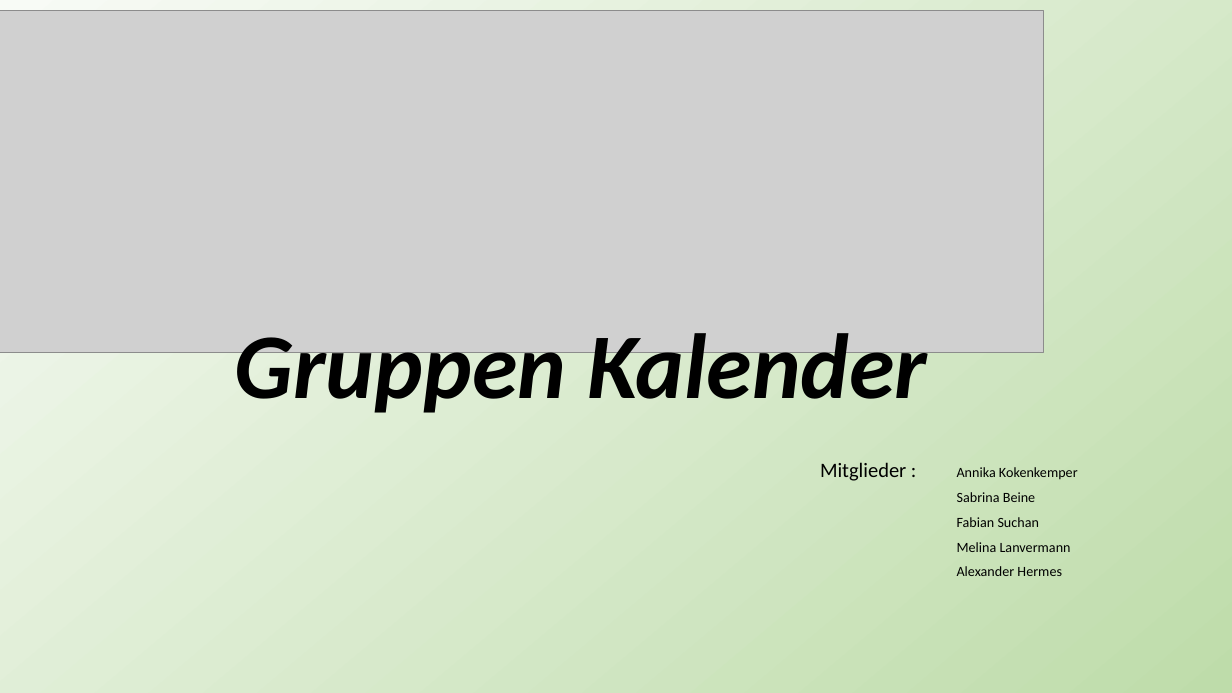
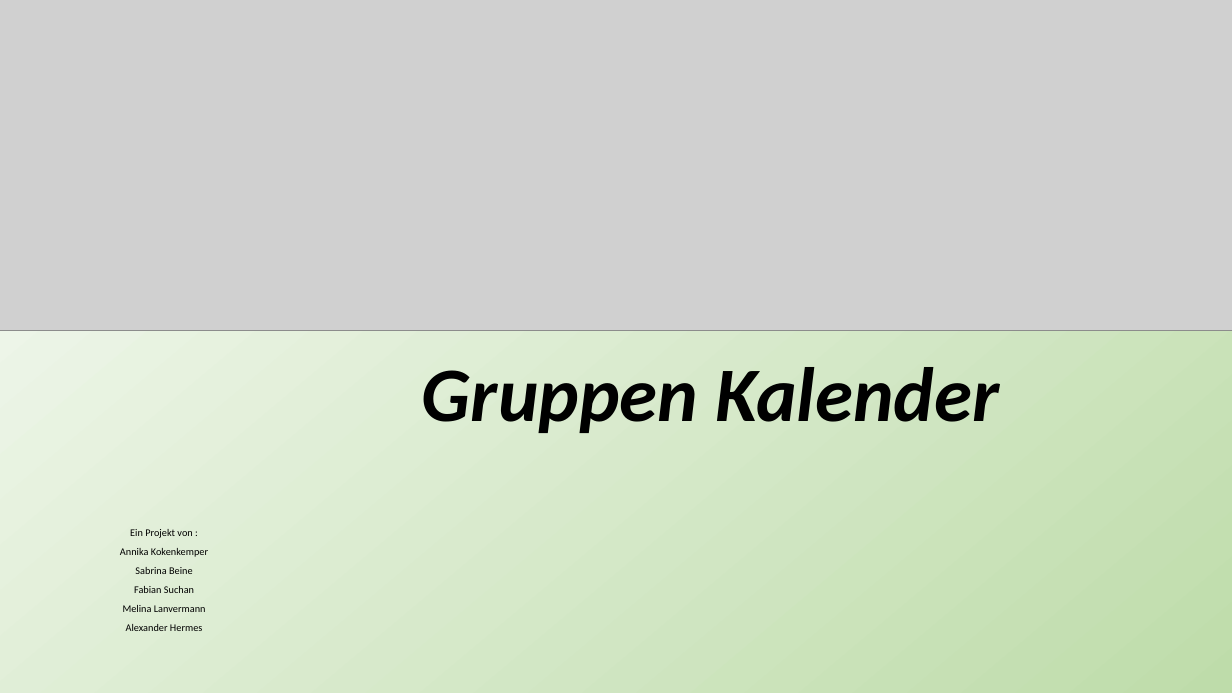
Before and after one commit to Fabusch/Kalenderprojekt, a slide deck: slide 1 of derKalender/Gruppen Kalender.odp. Drawn at 1232x693 pixels with LibreOffice and Linux fonts; fonts in the diff are those of the drawing; grey boxes stand for pictures. Boxes give left, top, right and bottom in pixels: in the first picture for what was removed or moved away, otherwise in the second. Text is boxed around its words. In the diff, an @@ line names an element or a change of style, - is before the commit and + after.

Commit message:
Powerpoint
Beigefügte Folien von Fabian

```diff
--- a/derKalender/Gruppen Kalender.odp
+++ b/derKalender/Gruppen Kalender.odp
@@ picture: place and size @@
-picture at <box>0,10,1043,353</box>
+picture at <box>0,0,1232,331</box>
@@ title "Gruppen Kalender": place and size @@
-title "Gruppen Kalender" at <box>235,333,927,413</box>
+title "Gruppen Kalender" at <box>422,367,1000,433</box>
@@ title "Gruppen Kalender" at <box>422,367,1000,433</box>: size 72 to 60 pt @@
@@ subtitle removed at <box>820,462,906,481</box> @@
-Mitglieder :
@@ subtitle "Ein Projekt von :": place and size @@
-subtitle "Ein Projekt von :" at <box>957,467,1078,576</box>
+subtitle "Ein Projekt von :" at <box>120,529,208,631</box>
@@ subtitle at <box>130,529,192,538</box>: paragraph added @@
+Ein Projekt von :
@@ subtitle at <box>120,548,208,631</box>: size 11 to 8 pt in "Annika Kokenkemper", "Sabrina Beine", "Fabian Suchan", "Melina Lanvermann" and 1 more places; alignment left to centre; line spacing 0.7 to 0.5 @@
```
Also in this commit, not shown: 2 other slides changed, 5 slides added, 2 slides removed.
